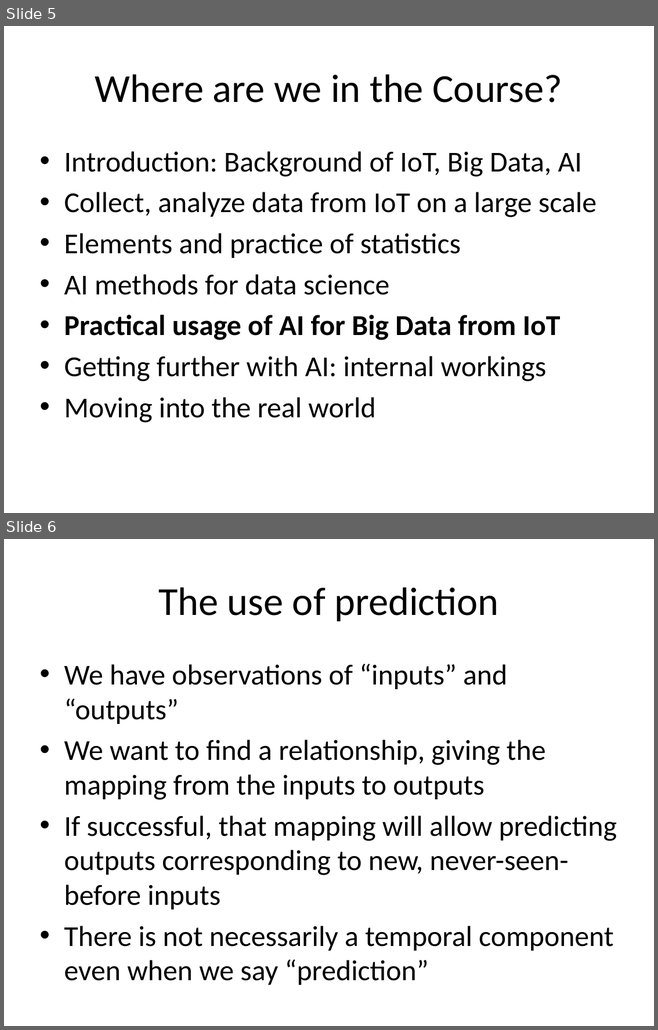
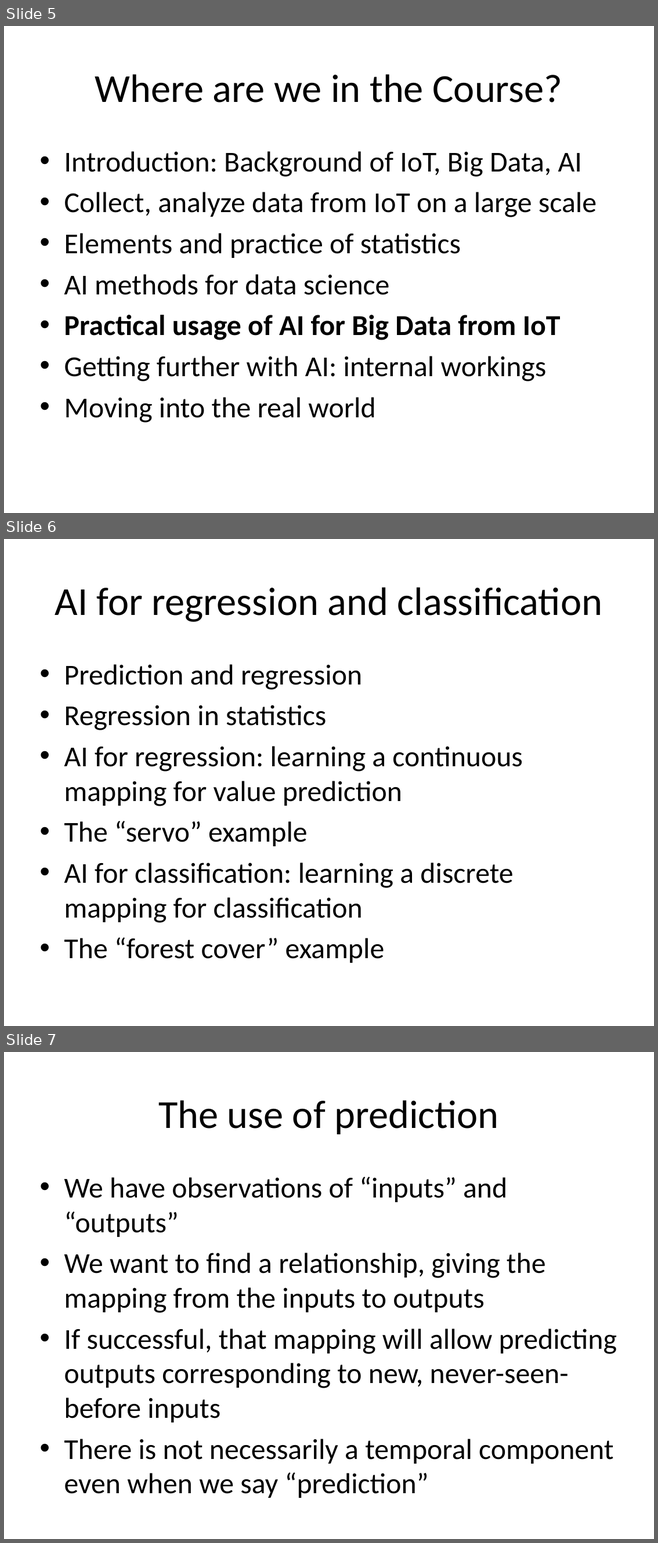
Before and after one commit to kic-markon/ITU_MSc_AM4, a slide deck: powerpoints/ITU Academy Slides AM4-09.pptx. Shown one above the other, each under a label of ours: slides 5 and 6 before the commit, slides 5, 6 and 7 after it. The pictures are 658x1030 and 658x1543 pixels, drawn with LibreOffice and Linux fonts; fonts in the diff are those of the drawing; background and template pictures are left out. Boxes give left, top, right and bottom in pixels: in the first picture for what was removed or moved away, otherwise in the second. Text is boxed around its words. In the diff, an @@ line names an element or a change of style, - is before the commit and + after.

```diff
--- a/powerpoints/ITU Academy Slides AM4-09.pptx
+++ b/powerpoints/ITU Academy Slides AM4-09.pptx
@@ slide 6 added at [4, 539, 654, 1026], background picture (left out) @@
@@ title added at [55, 587, 602, 622], 44 pt, text #000000 @@
+  AI for regression and classification
@@ text added at [64, 664, 522, 963], 32 pt, text #000000 @@
+• Prediction and regression
+• Regression in statistics
+• AI for regression: learning a continuous mapping for value prediction
+• The “servo” example
+• AI for classification: learning a discrete mapping for classification
+• The “forest cover” example
@@ what was slide 6 is now slide 7 @@
```
Also in this commit, not shown: 25 other files.
